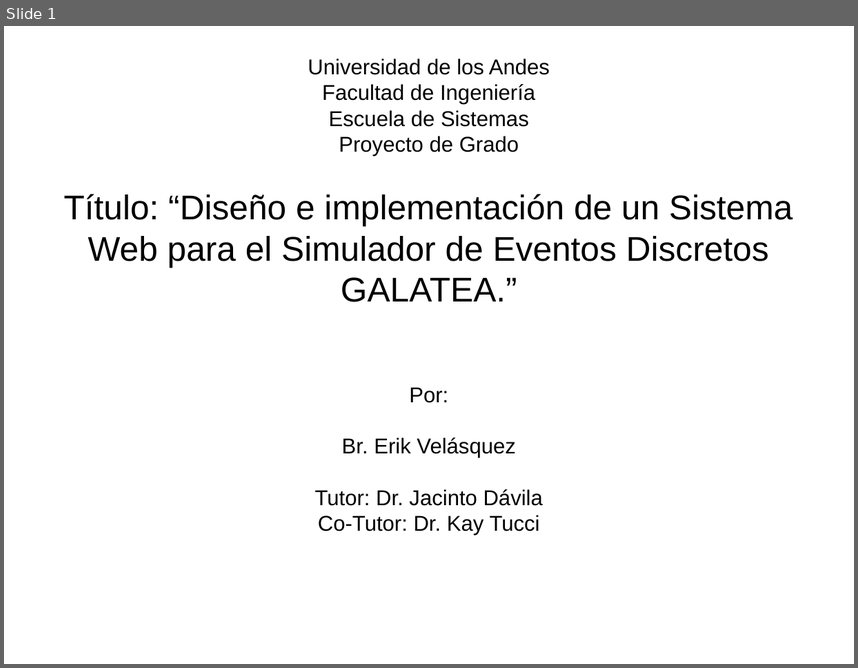
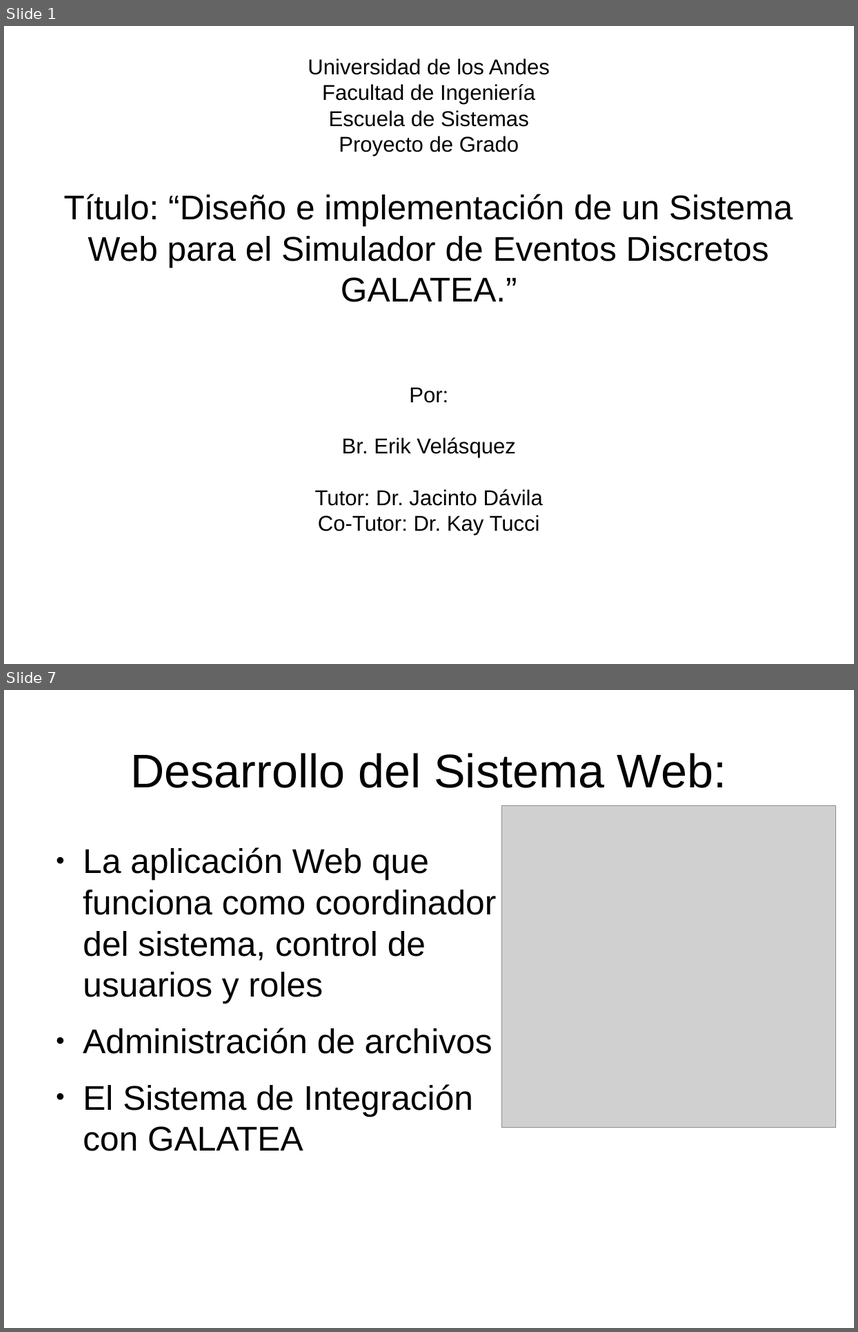
Before and after one commit to velasquezerik/tesis-doc, a slide deck: Presentacion/Presentacion Tesis.odp. Shown one above the other, each under a label of ours: slide 1 before the commit, slides 1 and 7 after it; the slides between them are not shown. The pictures are 858x668 and 858x1332 pixels, drawn with LibreOffice and Linux fonts; fonts in the diff are those of the drawing; grey boxes stand for pictures. Boxes give left, top, right and bottom in pixels: in the first picture for what was removed or moved away, otherwise in the second. Text is boxed around its words. In the diff, an @@ line names an element or a change of style, - is before the commit and + after.

```diff
--- a/Presentacion/Presentacion Tesis.odp
+++ b/Presentacion/Presentacion Tesis.odp
@@ slide 7 added at [4,690,854,1328], background #FFFFFF @@
@@ title added at [130,753,726,788], 44 pt, text #000000 @@
+Desarrollo del Sistema Web:
@@ picture added at [502,806,836,1127] @@
@@ text added at [83,847,496,1151], 32 pt, text #000000 @@
+● La aplicación Web que funciona como coordinador del sistema, control de usuarios y roles
+● Administración de archivos
+● El Sistema de Integración con GALATEA
```
Also in this commit, not shown: 17 other slides added, 7 other files.
